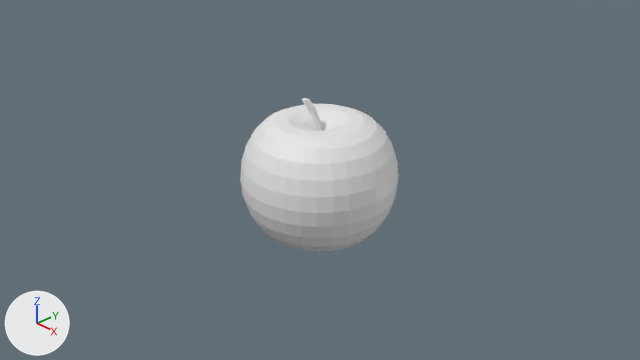
A saved change to the Blender file Modele/jabłko.blend.
Camera for both pictures: the file's camera 'Camera'. Lighting does not change. The marker at lower left points along +X, +Y and +Z.
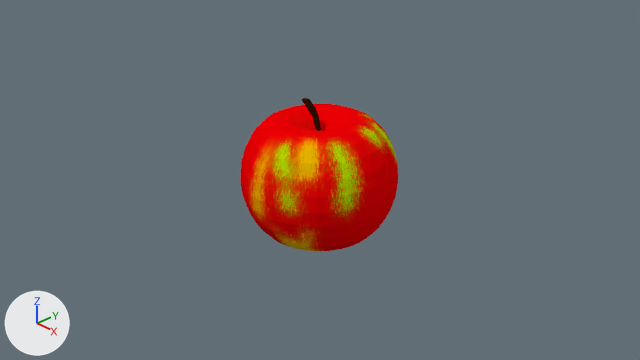
What differs and where, as boxes (x1, y1, x2, y2) in the pictures (640 x 360 px):
'Sphere', recoloured, surface changed: (240, 104, 398, 251) in both
'Cube', recoloured (grey to black): (302, 98, 321, 131) in both

Patch to the scene script:
```diff
--- a/Modele/jabłko.blend.py
+++ b/Modele/jabłko.blend.py
@@ img_apple_png @@
+img_apple_png = load_image('apple.png', 'apple.png', 2048, 1024, 'sRGB')
@@ mat_material_001 @@
+mat_material_001 = principled_material('Material.001')
+mat_material_001.base_color = (0.0352, 0.00884, 0.0)  # brown #351700
+mat_material_001.specular_ior_level = 0.0
@@ mat_material @@
+mat_material = principled_material('Material')
+mat_material.texture = img_apple_png
+mat_material.specular_ior_level = 0.0
@@ me_sphere @@
 me_sphere.from_pydata(...)  # 482 vertices, 512 faces; spans x -1.0..1.0, y -1.0..1.0, z -0.82..0.76
 # used by ob_sphere; location = (0.0, 0.0, 0.0)
+# me_sphere part 1: texture (UV) coordinates of 512 of 512 faces, centred in x -0.98..0.98, y -0.98..0.98, z -0.82..0.76, changed; they spanned u 0.0..1.0, v 0.0..1.0 and now span u -0.17..1.17, v 0.0..1.0
+me_sphere.materials.append(mat_material)  # picture img_apple_png
@@ me_cube_001 @@
 me_cube_001.from_pydata(...)  # 20 vertices, 18 faces; spans x -5.5..0.5, y -3.7..0.5, z -61.7..0.5
+me_cube_001.materials.append(mat_material_001)  # brown #351700
```
